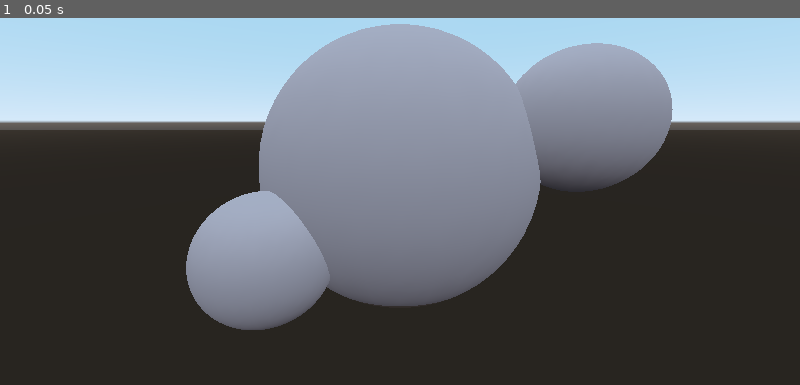
Above: before the commit, frame 1.
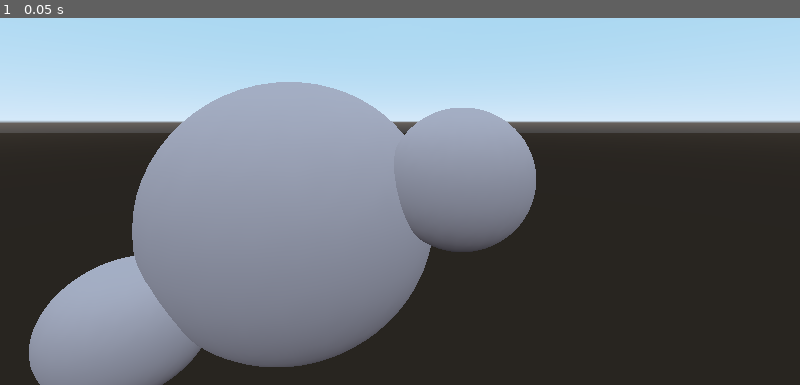
Above: after the commit, the same moment.

Repository: dzil123/webgl_render
Game: Godot game, scene res://Spatial.tscn
The game is run twice, just before and just after one commit, with the same random seed, the same clock (stepped at 60 frames per second) and the same inputs.
Inputs:
- Up to frame 1 (0.05 s): no input

The runs differ from the first frame. In frame 1, 29% of the frame differs, in the area x 0-100%, y 1-100%.

Commit message:
working integration

Diff:
--- /dev/null
+++ b/backend/CameraSer.gd
@@ -0,0 +1,4 @@
+extends Camera
+
+func serialize():
+	return {"mat4": Util.to_mat4(transform), "fov": fov}
--- /dev/null
+++ b/backend/Serializer.gd
@@ -0,0 +1,13 @@
+extends Node
+
+onready var server = $SocketServer
+
+func serialize():
+	var camera = get_viewport().get_camera()
+	var data = camera.serialize()
+
+	return data
+
+func _physics_process(_delta):
+	var data = serialize()
+	server.send_to_all_clients(data)
--- a/backend/Spatial.gd
+++ b/backend/SocketServer.gd
@@ -4,6 +4,8 @@
 const PORT = 9080
 # Our WebSocketServer instance
 var _server = WebSocketServer.new()
+
+var clients = []
 
 func _ready():
 	# Connect base signals to get notified of new client connections,
@@ -22,21 +24,27 @@
 		print("Unable to start server")
 		set_process(false)
 
+
 func _connected(id, proto):
 	# This is called when a new peer connects, "id" will be the assigned peer id,
 	# "proto" will be the selected WebSocket sub-protocol (which is optional)
 	print("Client %d connected with protocol: %s" % [id, proto])
+	clients.append(id)
+
 
 func _close_request(id, code, reason):
 	# This is called when a client notifies that it wishes to close the connection,
 	# providing a reason string and close code.
 	print("Client %d disconnecting with code: %d, reason: %s" % [id, code, reason])
 
+
 func _disconnected(id, was_clean = false):
 	# This is called when a client disconnects, "id" will be the one of the
 	# disconnecting client, "was_clean" will tell you if the disconnection
 	# was correctly notified by the remote peer before closing the socket.
 	print("Client %d disconnected, clean: %s" % [id, str(was_clean)])
+	clients.erase(id)
+
 
 func _on_data(id):
 	# Print the received packet, you MUST always use get_peer(id).get_packet to receive data,
@@ -45,7 +53,17 @@
 	print("Got data from client %d: %s ... echoing" % [id, pkt.get_string_from_utf8()])
 	_server.get_peer(id).put_packet(pkt)
 
+
 func _process(delta):
 	# Call this in _process or _physics_process.
 	# Data transfer, and signals emission will only happen when calling this function.
 	_server.poll()
+
+func send_to_all_clients(data):
+	if clients.size() == 0:
+		return
+	data = JSON.print(data)
+#	print(OS.get_time(), " sending: ", data)
+	data = data.to_ascii()
+	for id in clients:
+		_server.get_peer(id).put_packet(data)
--- a/backend/Spatial.tscn
+++ b/backend/Spatial.tscn
@@ -1,6 +1,8 @@
-[gd_scene load_steps=6 format=2]
+[gd_scene load_steps=8 format=2]
 
-[ext_resource path="res://Spatial.gd" type="Script" id=1]
+[ext_resource path="res://SocketServer.gd" type="Script" id=1]
+[ext_resource path="res://CameraSer.gd" type="Script" id=2]
+[ext_resource path="res://Serializer.gd" type="Script" id=3]
 
 [sub_resource type="SpatialMaterial" id=1]
 albedo_color = Color( 1, 0.831373, 0.831373, 1 )
@@ -18,10 +20,10 @@
 size = Vector2( 1000, 1000 )
 
 [node name="Spatial" type="Spatial"]
-script = ExtResource( 1 )
 
 [node name="Camera" type="Camera" parent="."]
-transform = Transform( 1, 0, 0, 0, 0.976296, 0.21644, 0, -0.21644, 0.976296, 0, 1, 5 )
+transform = Transform( 1, 0, 0, 0, 0.976296, 0.21644, 0, -0.21644, 0.976296, 2, 1.9763, 4.78356 )
+script = ExtResource( 2 )
 
 [node name="Sphere0" type="MeshInstance" parent="."]
 transform = Transform( 2.7, 0, 0, 0, 2.7, 0, 0, 0, 2.7, 0, 0, -1 )
@@ -42,3 +44,9 @@
 transform = Transform( 1, 0, 0, 0, -4.37114e-08, 1, 0, -1, -4.37114e-08, -0.73333, -1.96329, 0.56158 )
 mesh = SubResource( 4 )
 material/0 = null
+
+[node name="Serializer" type="Node" parent="."]
+script = ExtResource( 3 )
+
+[node name="SocketServer" type="Node" parent="Serializer"]
+script = ExtResource( 1 )
--- /dev/null
+++ b/backend/Sphere.tscn
@@ -0,0 +1,7 @@
+[gd_scene load_steps=2 format=2]
+
+[sub_resource type="SphereMesh" id=1]
+
+[node name="Spatial" type="MeshInstance"]
+mesh = SubResource( 1 )
+material/0 = null
--- /dev/null
+++ b/backend/Util.gd
@@ -0,0 +1,25 @@
+class_name Util
+extends Object
+
+static func to_mat4(transform: Transform):
+	var b = transform.basis
+	var t = transform.origin
+
+	return [
+		b.x.x,
+		b.x.y,
+		b.x.z,
+		0.0,
+		b.y.x,
+		b.y.y,
+		b.y.z,
+		0.0,
+		b.z.x,
+		b.z.y,
+		b.z.z,
+		0.0,
+		t.x,
+		t.y,
+		t.z,
+		1.0
+	]
--- a/backend/project.godot
+++ b/backend/project.godot
@@ -7,6 +7,16 @@
 ;   param=value ; assign values to parameters
 
 config_version=4
+
+_global_script_classes=[ {
+"base": "Object",
+"class": "Util",
+"language": "GDScript",
+"path": "res://Util.gd"
+} ]
+_global_script_class_icons={
+"Util": ""
+}
 
 [application]
 
@@ -20,6 +30,7 @@
 
 [physics]
 
+common/physics_fps=30
 common/enable_pause_aware_picking=true
 
 [rendering]
Not shown, changed: frontend/dist/index.html
Not shown, changed: frontend/dist/shaders/raymarch.frag
Not shown, changed: frontend/src/main.ts
Not shown, changed: frontend/src/websocket.ts
